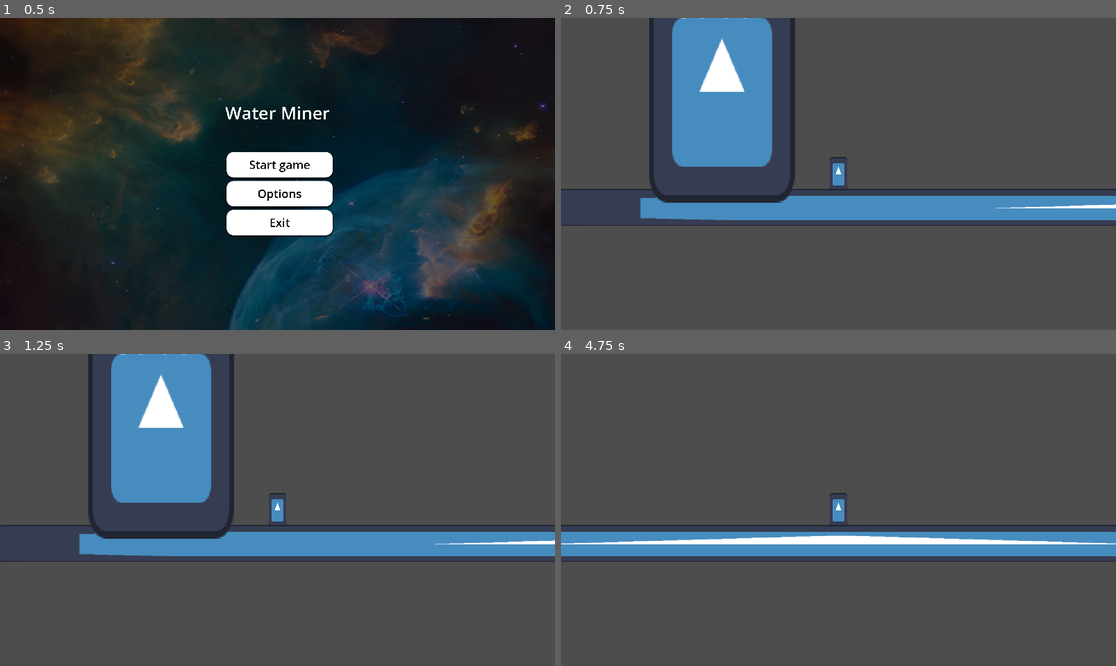
Above: before the commit, frames 1-4 (two rows, left to right).
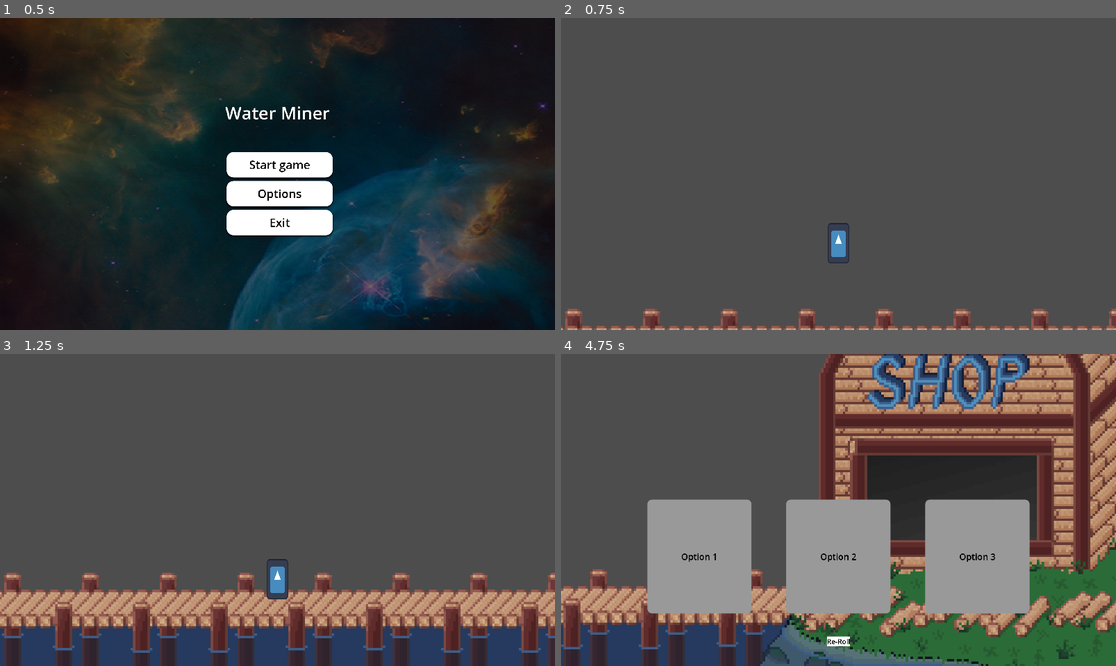
Above: after the commit, the same moments.

Repository: VoidCast00/GameJam_2026
Game: Godot game, scene res://scenes/main/game.tscn
Same seed, same stepped clock (60 frames per second), same inputs: the game is played once before the commit and once after it. The engine's default icon, where the game draws it, is replaced by a stand-in: a white triangle on a blue panel in a dark square.
Inputs (mouse positions are in pixels of both pictures, inside the frame that each line leads up to):
- Up to frame 1 (0.5 s): no input
- Up to frame 2 (0.75 s): click "Start game" at 0.5 s
- Up to frame 3 (1.25 s): no input
- Up to frame 4 (4.75 s): move the mouse to (960, 494) at 1.27 s; hold D (right) 1.28-2.78 s; tap E (action) at 1.35, 2.85, 4.35 s; tap W (jump) at 1.52, 2.27, 3.77, 4.52 s; move the mouse to (727, 525) at 2.02 s; click (727, 525) at 2.1 s; move the mouse to (894, 441) at 2.77 s; hold A (left) 2.78-3.53 s; move the mouse to (810, 572) at 3.52 s; hold D (right) from 3.53 s (still down); click (810, 572) at 3.6 s; move the mouse to (1005, 556) at 4.27 s

Frame 1 is identical in both runs. In frame 2, 20% of the frame differs, in the area x 0-100%, y 0-100%; in frame 3, 42%; in frame 4, 74%.

Commit message:
shop level layout + small animation bug

Diff:
--- a/scenes/main/game.tscn
+++ b/scenes/main/game.tscn
@@ -20,6 +20,3 @@
 WaterEnviroment = ExtResource("1_e3dby")
 ShopEnviroment = ExtResource("4_gsayk")
 menu = NodePath("../UI/CanvasLayer")
-
-[node name="waterSoundtrack" type="AudioStreamPlayer2D" parent="." unique_id=1821612887]
-bus = &"Music"
--- a/scenes/player/player.tscn
+++ b/scenes/player/player.tscn
@@ -132,119 +132,115 @@
 
 [sub_resource type="AtlasTexture" id="AtlasTexture_8ydkj"]
 atlas = ExtResource("3_lvxji")
-region = Rect2(0, 0, 32, 32)
+region = Rect2(1, 0, 32, 32)
 
 [sub_resource type="AtlasTexture" id="AtlasTexture_3j4b4"]
 atlas = ExtResource("3_lvxji")
-region = Rect2(32, 0, 32, 32)
+region = Rect2(33, 0, 32, 32)
 
 [sub_resource type="AtlasTexture" id="AtlasTexture_yj68g"]
 atlas = ExtResource("3_lvxji")
-region = Rect2(64, 0, 32, 32)
+region = Rect2(65, 0, 32, 32)
 
 [sub_resource type="AtlasTexture" id="AtlasTexture_ioxgp"]
 atlas = ExtResource("3_lvxji")
-region = Rect2(96, 0, 32, 32)
+region = Rect2(97, 0, 32, 32)
 
 [sub_resource type="AtlasTexture" id="AtlasTexture_cnsyf"]
 atlas = ExtResource("3_lvxji")
-region = Rect2(128, 0, 32, 32)
+region = Rect2(129, 0, 32, 32)
 
 [sub_resource type="AtlasTexture" id="AtlasTexture_007i1"]
 atlas = ExtResource("3_lvxji")
-region = Rect2(160, 0, 32, 32)
+region = Rect2(161, 0, 32, 32)
 
 [sub_resource type="AtlasTexture" id="AtlasTexture_6cv16"]
 atlas = ExtResource("3_lvxji")
-region = Rect2(192, 0, 32, 32)
+region = Rect2(193, 0, 32, 32)
 
 [sub_resource type="AtlasTexture" id="AtlasTexture_j4nxn"]
 atlas = ExtResource("3_lvxji")
-region = Rect2(224, 0, 32, 32)
+region = Rect2(225, 0, 32, 32)
 
 [sub_resource type="AtlasTexture" id="AtlasTexture_28m0y"]
 atlas = ExtResource("3_lvxji")
-region = Rect2(256, 0, 32, 32)
+region = Rect2(257, 0, 32, 32)
 
 [sub_resource type="AtlasTexture" id="AtlasTexture_uniwh"]
 atlas = ExtResource("3_lvxji")
-region = Rect2(288, 0, 32, 32)
+region = Rect2(289, 0, 32, 32)
 
 [sub_resource type="AtlasTexture" id="AtlasTexture_iqsei"]
 atlas = ExtResource("3_lvxji")
-region = Rect2(320, 0, 32, 32)
+region = Rect2(321, 0, 32, 32)
 
 [sub_resource type="AtlasTexture" id="AtlasTexture_tffgl"]
 atlas = ExtResource("3_lvxji")
-region = Rect2(352, 0, 32, 32)
+region = Rect2(353, 0, 32, 32)
 
 [sub_resource type="AtlasTexture" id="AtlasTexture_pk8ii"]
 atlas = ExtResource("3_lvxji")
-region = Rect2(384, 0, 32, 32)
+region = Rect2(385, 0, 32, 32)
 
 [sub_resource type="AtlasTexture" id="AtlasTexture_5mf0n"]
 atlas = ExtResource("3_lvxji")
-region = Rect2(416, 0, 32, 32)
+region = Rect2(417, 0, 32, 32)
 
 [sub_resource type="AtlasTexture" id="AtlasTexture_4hvnv"]
 atlas = ExtResource("3_lvxji")
-region = Rect2(448, 0, 32, 32)
+region = Rect2(449, 0, 32, 32)
 
 [sub_resource type="AtlasTexture" id="AtlasTexture_bbmj2"]
 atlas = ExtResource("3_lvxji")
-region = Rect2(480, 0, 32, 32)
+region = Rect2(481, 0, 32, 32)
 
 [sub_resource type="AtlasTexture" id="AtlasTexture_kxw46"]
 atlas = ExtResource("3_lvxji")
-region = Rect2(512, 0, 32, 32)
+region = Rect2(513, 0, 32, 32)
 
 [sub_resource type="AtlasTexture" id="AtlasTexture_8qxvo"]
 atlas = ExtResource("3_lvxji")
-region = Rect2(544, 0, 32, 32)
+region = Rect2(545, 0, 32, 32)
 
 [sub_resource type="AtlasTexture" id="AtlasTexture_5q8fn"]
 atlas = ExtResource("3_lvxji")
-region = Rect2(576, 0, 32, 32)
+region = Rect2(577, 0, 32, 32)
 
 [sub_resource type="AtlasTexture" id="AtlasTexture_wva7c"]
 atlas = ExtResource("3_lvxji")
-region = Rect2(608, 0, 32, 32)
+region = Rect2(609, 0, 32, 32)
 
 [sub_resource type="AtlasTexture" id="AtlasTexture_7obkq"]
 atlas = ExtResource("3_lvxji")
-region = Rect2(640, 0, 32, 32)
+region = Rect2(641, 0, 32, 32)
 
 [sub_resource type="AtlasTexture" id="AtlasTexture_vo27k"]
 atlas = ExtResource("3_lvxji")
-region = Rect2(672, 0, 32, 32)
+region = Rect2(673, 0, 32, 32)
 
 [sub_resource type="AtlasTexture" id="AtlasTexture_genst"]
 atlas = ExtResource("3_lvxji")
-region = Rect2(704, 0, 32, 32)
+region = Rect2(705, 0, 32, 32)
 
 [sub_resource type="AtlasTexture" id="AtlasTexture_niom3"]
 atlas = ExtResource("3_lvxji")
-region = Rect2(736, 0, 32, 32)
+region = Rect2(737, 0, 32, 32)
 
 [sub_resource type="AtlasTexture" id="AtlasTexture_ttakn"]
 atlas = ExtResource("3_lvxji")
-region = Rect2(768, 0, 32, 32)
+region = Rect2(769, 0, 32, 32)
 
 [sub_resource type="AtlasTexture" id="AtlasTexture_rw8a5"]
 atlas = ExtResource("3_lvxji")
-region = Rect2(800, 0, 32, 32)
+region = Rect2(801, 0, 32, 32)
 
 [sub_resource type="AtlasTexture" id="AtlasTexture_iwuka"]
 atlas = ExtResource("3_lvxji")
-region = Rect2(832, 0, 32, 32)
+region = Rect2(833, 0, 32, 32)
 
 [sub_resource type="AtlasTexture" id="AtlasTexture_hyqqp"]
 atlas = ExtResource("3_lvxji")
-region = Rect2(864, 0, 32, 32)
-
-[sub_resource type="AtlasTexture" id="AtlasTexture_ds1xl"]
-atlas = ExtResource("3_lvxji")
-region = Rect2(896, 0, 32, 32)
+region = Rect2(865, 0, 32, 32)
 
 [sub_resource type="SpriteFrames" id="SpriteFrames_0y4ya"]
 animations = [{
@@ -332,9 +328,6 @@
 }, {
 "duration": 1.0,
 "texture": SubResource("AtlasTexture_hyqqp")
-}, {
-"duration": 1.0,
-"texture": SubResource("AtlasTexture_ds1xl")
 }],
 "loop": 1,
 "name": &"default",
@@ -378,11 +371,10 @@
 frame_progress = 0.6427066
 
 [node name="legs" type="AnimatedSprite2D" parent="." unique_id=1713375121]
-position = Vector2(0, 16)
+position = Vector2(0, 15)
 rotation = -1.5707964
 sprite_frames = SubResource("SpriteFrames_0y4ya")
 autoplay = "default"
-frame_progress = 0.9493962
 
 [node name="Laser" type="Line2D" parent="." unique_id=2127118092]
 z_index = -1
--- a/scenes/shopEnviroment/shop.tscn
+++ b/scenes/shopEnviroment/shop.tscn
@@ -8,24 +8,29 @@
 [ext_resource type="Script" uid="uid://bsjgplsdrqgcu" path="res://scenes/shopEnviroment/backgroundmusic_handler.gd" id="6_vnm1a"]
 [ext_resource type="AudioStream" uid="uid://df38h0acwkb5x" path="res://assets/audio/music/beachTrack.mp3" id="7_5pml0"]
 [ext_resource type="AudioStream" uid="uid://c3dhqtrcibjit" path="res://assets/audio/sfx/ambience/beachambience.mp3" id="8_5pml0"]
+[ext_resource type="Texture2D" uid="uid://i4ojbefinv88" path="res://assets/surface/Surface_exprts.png" id="9_uaush"]
 
 [sub_resource type="CapsuleShape2D" id="CapsuleShape2D_528fk"]
 radius = 32.0
 height = 106.0
 
-[sub_resource type="RectangleShape2D" id="RectangleShape2D_3aygq"]
-size = Vector2(6558, 126)
+[sub_resource type="WorldBoundaryShape2D" id="WorldBoundaryShape2D_uaush"]
+distance = 69.0
 
 [sub_resource type="RectangleShape2D" id="RectangleShape2D_c18aq"]
-size = Vector2(1216, 1049.3737)
+size = Vector2(512, 318.34937)
 
 [sub_resource type="RectangleShape2D" id="RectangleShape2D_x8mcd"]
-size = Vector2(718, 792)
+size = Vector2(379, 792)
+
+[sub_resource type="RectangleShape2D" id="RectangleShape2D_uaush"]
+size = Vector2(741.50006, 347)
 
 [node name="Shop" type="Node2D" unique_id=2046859950]
 
 [node name="CustomPlayer" type="CharacterBody2D" parent="." unique_id=1560269461]
-position = Vector2(-1272, 207)
+z_index = 2
+position = Vector2(-1296, 438)
 collision_mask = 6
 script = ExtResource("1_ry6u4")
 
@@ -37,23 +42,21 @@
 shape = SubResource("CapsuleShape2D_528fk")
 
 [node name="Camera2D" type="Camera2D" parent="CustomPlayer" unique_id=190721130]
+offset = Vector2(0, -200)
+zoom = Vector2(1.2, 1.2)
 
 [node name="Floor" type="StaticBody2D" parent="." unique_id=630826328]
-position = Vector2(51, 337)
+position = Vector2(27, 760)
 collision_layer = 4
 collision_mask = 3
 
-[node name="Icon" type="Sprite2D" parent="Floor" unique_id=1403559901]
-position = Vector2(243.5, 0)
-scale = Vector2(51.16406, 1)
-texture = ExtResource("2_x2lbe")
-
 [node name="CollisionShape2D" type="CollisionShape2D" parent="Floor" unique_id=1912339731]
-position = Vector2(232, 0)
-shape = SubResource("RectangleShape2D_3aygq")
+z_index = 1
+position = Vector2(-1360, 33)
+shape = SubResource("WorldBoundaryShape2D_uaush")
 
 [node name="Shop" type="Node2D" parent="." unique_id=1090378436]
-position = Vector2(1759, -96)
+position = Vector2(1735, 327)
 script = ExtResource("3_528fk")
 
 [node name="EnterBox" type="Area2D" parent="Shop" unique_id=127864080]
@@ -62,44 +65,30 @@
 collision_layer = 0
 
 [node name="CollisionShape2D" type="CollisionShape2D" parent="Shop/EnterBox" unique_id=1439994587]
-position = Vector2(0, -166.5439)
+position = Vector2(-1980, 111.27489)
 shape = SubResource("RectangleShape2D_c18aq")
 
-[node name="Shop" type="Sprite2D" parent="Shop" unique_id=516819660]
-position = Vector2(12.000004, -146)
-scale = Vector2(7.1562505, 7.4843755)
-texture = ExtResource("2_x2lbe")
-
-[node name="Label" type="Label" parent="Shop" unique_id=1268198310]
-offset_left = -224.0
-offset_top = -406.0
-offset_right = 122.0
-offset_bottom = -269.0
-scale = Vector2(1, 1.357)
-theme_override_font_sizes/font_size = 100
-text = "SHOP"
-
 [node name="Transport" type="Node2D" parent="." unique_id=685474258]
-position = Vector2(-1675, -75)
+position = Vector2(-1699, 348)
 script = ExtResource("4_k81a4")
-
-[node name="Icon2" type="Sprite2D" parent="Transport" unique_id=1662869996]
-scale = Vector2(3.9375, 6.171875)
-texture = ExtResource("2_x2lbe")
 
 [node name="EnterArea" type="Area2D" parent="Transport" unique_id=1328667083]
 collision_layer = 0
 
 [node name="CollisionShape2D" type="CollisionShape2D" parent="Transport/EnterArea" unique_id=1451094441]
+position = Vector2(-693, 237)
 shape = SubResource("RectangleShape2D_x8mcd")
 
 [node name="Label" type="Label" parent="Transport" unique_id=810203893]
-offset_left = -173.0
-offset_top = -351.0
-offset_right = 255.0
-offset_bottom = -214.0
+offset_left = -908.0
+offset_top = -239.0
+offset_right = -480.0
+offset_bottom = -102.0
 theme_override_font_sizes/font_size = 100
 text = "Go down"
+metadata/_edit_use_anchors_ = true
+
+[node name="Sprite2D" type="Sprite2D" parent="Transport" unique_id=2143626126]
 
 [node name="CanvasLayer" type="CanvasLayer" parent="." unique_id=1392447750]
 
@@ -151,6 +140,35 @@
 volume_db = -20.0
 mix_target = 1
 
+[node name="Sprite2D" type="Sprite2D" parent="." unique_id=993751961]
+position = Vector2(-978, 439)
+scale = Vector2(7, 7)
+texture = ExtResource("9_uaush")
+
+[node name="rightBorder" type="StaticBody2D" parent="." unique_id=1445592504]
+position = Vector2(1717.9999, 405)
+scale = Vector2(0.99999994, 0.99999994)
+collision_layer = 4
+
+[node name="CollisionShape2D" type="CollisionShape2D" parent="rightBorder" unique_id=1329526070]
+z_index = 3
+position = Vector2(-1536.4998, -3)
+rotation = -1.5707964
+scale = Vector2(0.9999998, 0.9999998)
+shape = SubResource("RectangleShape2D_uaush")
+
+[node name="leftBorder" type="StaticBody2D" parent="." unique_id=144425264]
+position = Vector2(1717.9999, 405)
+scale = Vector2(0.99999994, 0.99999994)
+collision_layer = 4
+
+[node name="CollisionShape2D" type="CollisionShape2D" parent="leftBorder" unique_id=822103694]
+z_index = 3
+position = Vector2(-4475.0005, 183)
+rotation = -1.5707964
+scale = Vector2(0.9999998, 0.9999998)
+shape = SubResource("RectangleShape2D_uaush")
+
 [connection signal="body_entered" from="Shop/EnterBox" to="Shop" method="_on_enter_box_body_entered"]
 [connection signal="body_exited" from="Shop/EnterBox" to="Shop" method="_on_enter_box_body_exited"]
 [connection signal="body_entered" from="Transport/EnterArea" to="Transport" method="_on_enter_area_body_entered"]
--- a/scenes/ui/mainMenu/mainMenu.tscn
+++ b/scenes/ui/mainMenu/mainMenu.tscn
@@ -1,7 +1,7 @@
 [gd_scene format=3 uid="uid://fm42lqidpgmx"]
 
 [ext_resource type="Script" uid="uid://dft3a0yq81n11" path="res://scenes/ui/mainMenu/main_menu.gd" id="1_bysf3"]
-[ext_resource type="Texture2D" uid="uid://87ffhaxe2a8x" path="res://assets/Nebula.png" id="2_tdf6f"]
+[ext_resource type="Texture2D" uid="uid://87ffhaxe2a8x" path="res://assets/background/Nebula.png" id="2_tdf6f"]
 
 [sub_resource type="StyleBoxTexture" id="StyleBoxTexture_ofx7d"]
 texture = ExtResource("2_tdf6f")
Not shown, changed: assets/audio/music/beachTrack.mp3.import
Renamed: assets/Nebula.png -> assets/background/Nebula.png
Not shown, changed: assets/background/Nebula.png.import
Binary file added: assets/surface/Surface_exprts.png
Not shown, added: assets/surface/Surface_exprts.png.import
